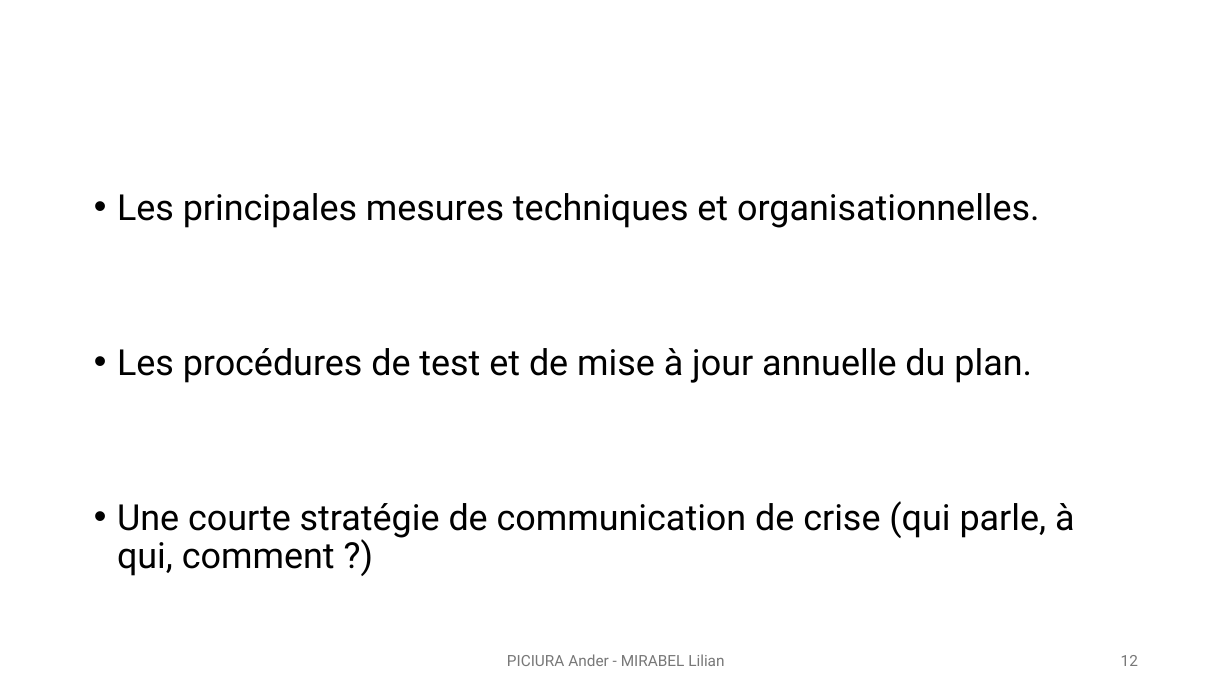
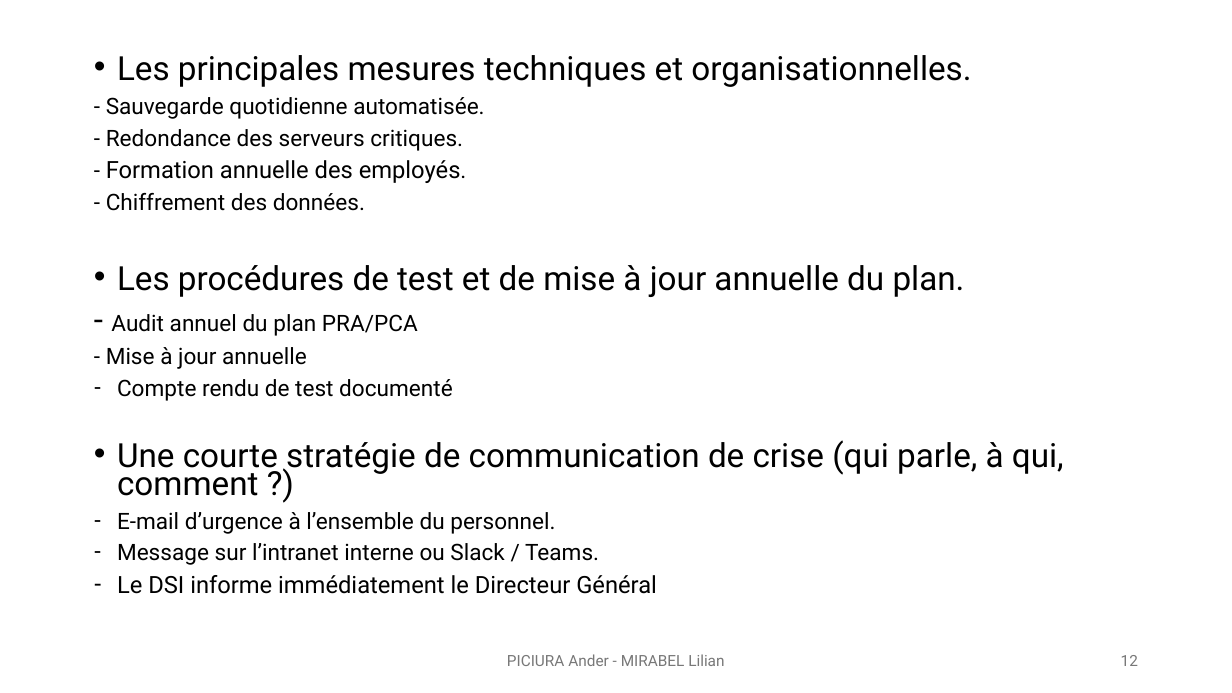
Before and after one commit to lilianmirabel/TPodoo, a slide deck: slide 12 of TP6_Exploitation_faille_0day_Lilian_Ander.pptx. Drawn at 1232x693 pixels with LibreOffice and Linux fonts; fonts in the diff are those of the drawing. Boxes give left, top, right and bottom in pixels: in the first picture for what was removed or moved away, otherwise in the second. Text is boxed around its words. In the diff, an @@ line names an element or a change of style, - is before the commit and + after.

Commit message:
tp6

```diff
--- a/TP6_Exploitation_faille_0day_Lilian_Ander.pptx
+++ b/TP6_Exploitation_faille_0day_Lilian_Ander.pptx
@@ text "Les principales mesures techniques et ...": place and size @@
-text "Les principales mesures techniques et ..." at bbox=[117, 193, 1075, 576]
+text "Les principales mesures techniques et ..." at bbox=[106, 55, 1064, 594]
@@ text at bbox=[117, 55, 1064, 496]: size 28 to 25.9 pt in "Les principales mesures techniques et organisationnelles.", "Les procédures de test et de mise ...", "Une courte stratégie de communication de crise ..."; line spacing 0.9 to 0.7 @@
@@ text at bbox=[106, 97, 484, 211]: paragraphs added @@
+- Sauvegarde quotidienne automatisée.
+- Redondance des serveurs critiques.
+- Formation annuelle des employés.
+- Chiffrement des données.
@@ text at bbox=[106, 314, 453, 401]: paragraphs added @@
+- Audit annuel du plan PRA/PCA
+- Mise à jour annuelle
+– Compte rendu de test documenté
@@ text at bbox=[117, 512, 657, 594]: paragraphs added @@
+– E-mail d’urgence à l’ensemble du personnel.
+– Message sur l’intranet interne ou Slack / Teams.
+– Le DSI informe immédiatement le Directeur Général
```
